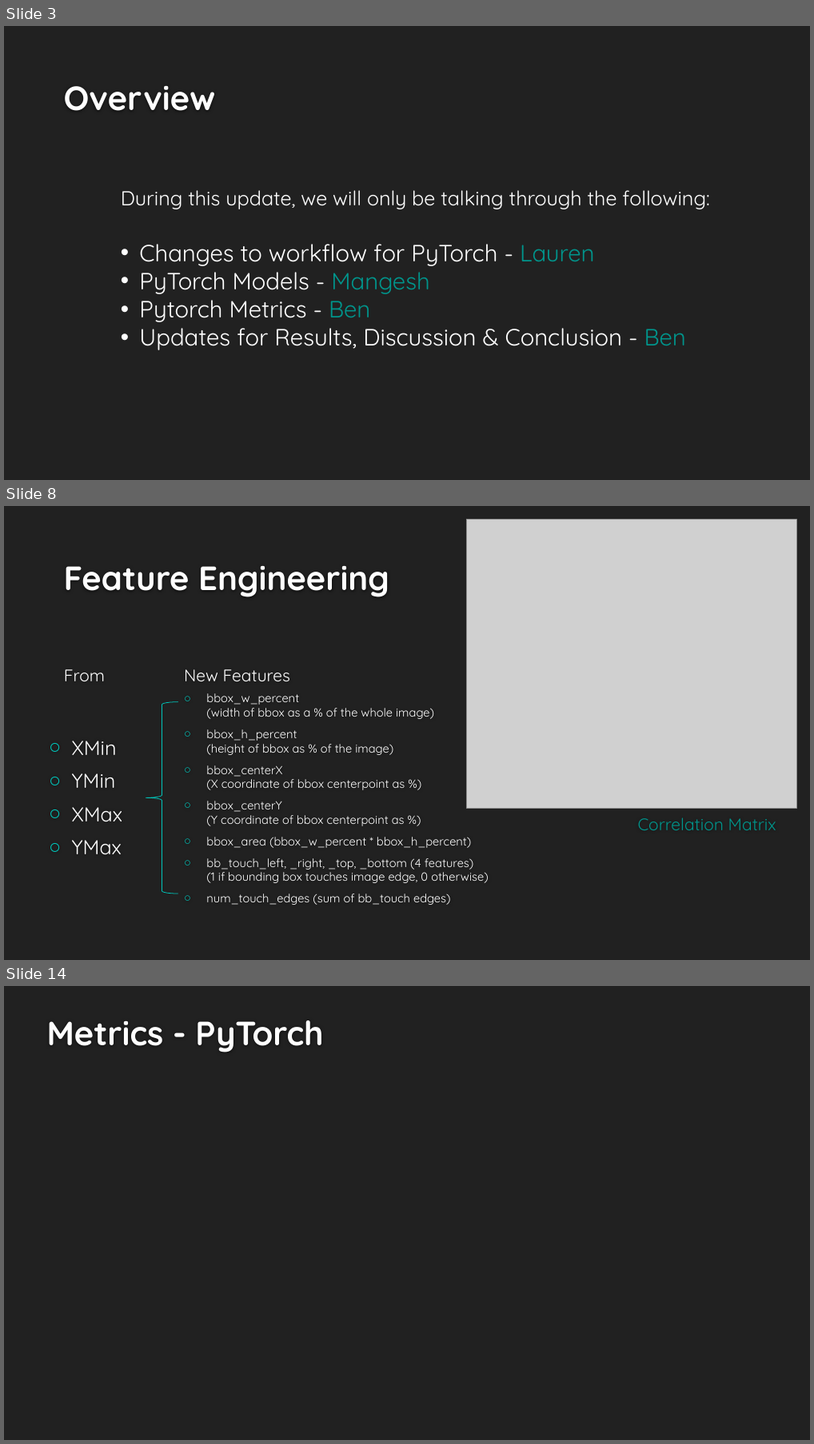
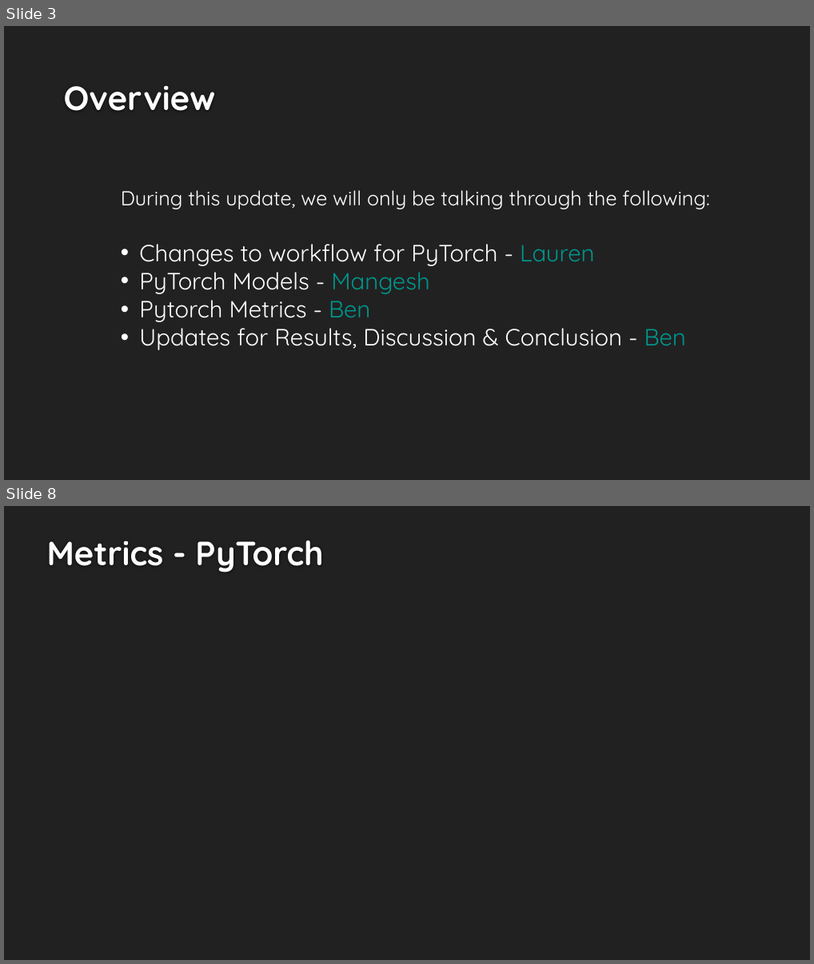
Before and after one commit to LaurenMadar/AML-finalgroup2, a slide deck: other/Group2_Phase2.pptx. Shown one above the other, each under a label of ours: slides 3, 8 and 14 before the commit, slides 3 and 8 after it; the slides between them are not shown. The pictures are 814x1444 and 814x964 pixels, drawn with LibreOffice and Linux fonts; fonts in the diff are those of the drawing; grey boxes stand for pictures; background and template pictures are left out. Boxes give left, top, right and bottom in pixels: in the first picture for what was removed or moved away, otherwise in the second. Text is boxed around its words. In the diff, an @@ line names an element or a change of style, - is before the commit and + after.

```diff
--- a/other/Group2_Phase2.pptx
+++ b/other/Group2_Phase2.pptx
@@ slide 8 removed at (4,506,810,960), background #212121 @@
@@ picture removed at (466,520,797,808) @@
@@ title removed at (64,566,390,597) @@
-Feature Engineering
@@ text removed at (64,669,105,681) @@
-From
@@ text removed at (184,669,290,681) @@
-New Features
@@ text removed at (206,693,489,904) @@
-○ bbox_w_percent
-  (width of bbox as a % of the whole image)
-○ bbox_h_percent
-  (height of bbox as % of the image)
-○ bbox_centerX
-  (X coordinate of bbox centerpoint as %)
-○ bbox_centerY
-  (Y coordinate of bbox centerpoint as %)
-○ bbox_area (bbox_w_percent * bbox_h_percent)
-○ bb_touch_left, _right, _top, _bottom (4 features)
-  (1 if bounding box touches image edge, 0 otherwise)
-○ num_touch_edges (sum of bb_touch edges)
@@ left brace removed at (146,702,178,894) @@
@@ text removed at (72,740,122,855) @@
-○ XMin
-○ YMin
-○ XMax
-○ YMax
@@ text removed at (638,817,777,830) @@
-Correlation Matrix
@@ what was slide 14 is now slide 8 @@
```
Also in this commit, not shown: 5 slides changed, 1 slide added, 6 other slides removed, 2 other files.
